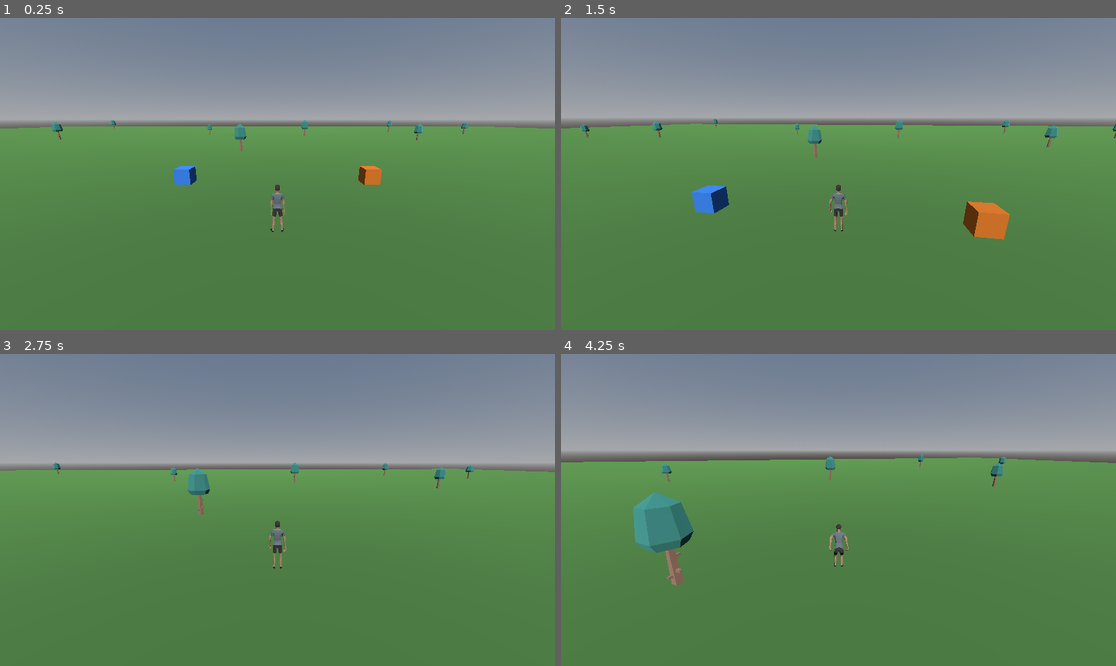
Above: before the commit, frames 1-4 (two rows, left to right).
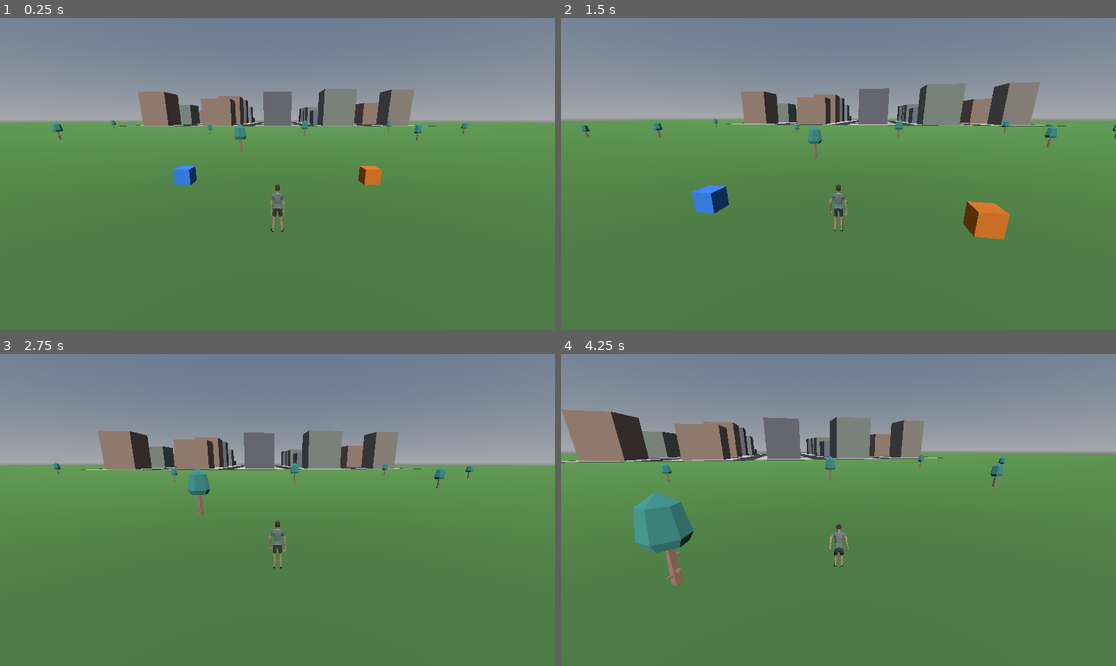
Above: after the commit, the same moments.

Repository: BigBang1010101010/game12
Game: Godot game, scene res://scenes/main.tscn
Same seed, same stepped clock (60 frames per second), same inputs: the game is played once before the commit and once after it.
Inputs (mouse positions are in pixels of both pictures, inside the frame that each line leads up to):
- Up to frame 1 (0.25 s): no input
- Up to frame 2 (1.5 s): tap Enter at 0.5 s; move the mouse to (866, 174) at 0.52 s; hold W (move_forward) from 0.53 s (still down); tap Space (jump) at 0.6, 0.77, 1.07 s; click (866, 174) at 0.67 s; move the mouse to (810, 174) at 1.27 s; tap E (interact) at 1.35 s
- Up to frame 3 (2.75 s): keep holding W (move_forward); tap Space (jump) at 1.52, 1.55, 1.82, 2.3 s; move the mouse to (288, 503) at 2.02 s; tap Shift at 2.1 s
- Up to frame 4 (4.25 s): keep holding W (move_forward); move the mouse to (832, 516) at 2.77 s; tap Space (jump) at 2.85, 3.02, 3.32, 3.77, 3.8, 4.07 s; click (832, 516) at 2.92 s; move the mouse to (877, 513) at 3.52 s; hold E (interact) from 3.53 s (still down)

The runs differ from the first frame. In frame 1, 4.9% of the frame differs, in the area x 0-100%, y 22-36%; in frame 2, 5.6%; in frame 3, 5.6%; in frame 4, 7.7%, in the area x 0-100%, y 17-74%.

Commit message:
Add a semi-procedural city blockout south of the original area
New scripts/city_generator.gd builds a grid of raised sidewalk platforms
with simple box buildings on them, separated by asphalt streets, from
exported parameters (grid size, block size, street width, sidewalk width
and kerb height, building height range, seed) rather than hand-placed
geometry. A fixed seed keeps the layout stable across runs.

Placed clear of everything that already existed: the trees span
x [-83, 105] and z [-80, 109] and the house is at (50, 50), so the city
sits at negative Z beyond all of it, centred at (0, 0, -220). The floor
grew from 250x250 to 700x700 to carry it; nothing in the original grass
area moved.

Kerbs are 0.12 high. A CharacterBody3D has no built-in step-up, so the
kerb is only climbable because the capsule's rounded bottom turns the
edge into a slope - hence the low value, which is why it is a documented
parameter and not an arbitrary number.

The middle block (2,2) is generated with its sidewalk but no building,
left empty and commented as the reserved school lot.

Verified in the real scene:
- 25 sidewalks and 24 buildings generated; block (2,2) has a sidewalk
  and no building.
- Original content still present: house, all 18 trees, TestBox,
  DraggableBox.
- Walking a full street covers 15.00 of 15.00 expected units (100%), so
  nothing snags along it.
- Walking into a kerb from the street ends at y=1.0200, exactly the
  0.9 capsule centre plus the 0.12 kerb: the player steps up onto the
  sidewalk instead of being stopped by it.
- Rendered an aerial shot (grid with the empty centre lot visible) and a
  street-level shot confirming the scale reads as a city.

Diff:
--- a/scenes/main.tscn
+++ b/scenes/main.tscn
@@ -2,6 +2,7 @@
 
 [ext_resource type="Script" path="res://scripts/player.gd" id="1_player"]
 [ext_resource type="Script" path="res://scripts/camera_controller.gd" id="2_camera"]
+[ext_resource type="Script" path="res://scripts/city_generator.gd" id="6_city"]
 [ext_resource type="Script" path="res://scripts/demo_interactable_box.gd" id="2_box"]
 [ext_resource type="Script" path="res://scripts/interactable.gd" id="3_interactable"]
 [ext_resource type="Script" path="res://scripts/draggable_box.gd" id="4_draggable"]
@@ -13,10 +14,10 @@
 
 [sub_resource type="PlaneMesh" id="PlaneMesh_1"]
 material = SubResource("StandardMaterial3D_grass")
-size = Vector2(250, 250)
+size = Vector2(700, 700)
 
 [sub_resource type="BoxShape3D" id="BoxShape3D_1"]
-size = Vector3(250, 0.2, 250)
+size = Vector3(700, 0.2, 700)
 
 [sub_resource type="ProceduralSkyMaterial" id="ProceduralSkyMaterial_1"]
 
@@ -633,3 +634,6 @@
 [node name="CollisionShape3D" type="CollisionShape3D" parent="Tree18"]
 transform = Transform3D(1, 0, 0, 0, 1, 0, 0, 0, 1, 0, 0.8, 0)
 shape = SubResource("CylinderShape3D_r7q28")
+
+[node name="City" type="Node3D" parent="."]
+script = ExtResource("6_city")
--- /dev/null
+++ b/scripts/city_generator.gd
@@ -0,0 +1,166 @@
+extends Node3D
+class_name CityGenerator
+
+## Semi-procedural city blockout: a grid of raised sidewalk platforms with
+## simple box buildings on them, separated by asphalt streets. Everything is
+## built in _ready() from the parameters below, so the layout is changed by
+## editing numbers rather than by hand-placing geometry.
+##
+## Deliberately placed clear of the original grass area: the existing trees
+## span x [-83, 105] and z [-80, 109] and the house sits at (50, 50), so the
+## whole city lives at negative Z beyond all of it (see CITY_CENTER) and the
+## starting area is left exactly as it was.
+##
+## Layout per grid cell (viewed from above):
+##
+##     |<--------- cell_pitch --------->|
+##     +----------------------+  street |
+##     |  sidewalk platform   |  gap    |
+##     |   +--------------+   |         |
+##     |   |   building   |   |         |
+##     |   +--------------+   |         |
+##     +----------------------+         |
+##     |<---- block_size ---->|<- street_width ->|
+##
+## The streets are the gaps between platforms; they sit at world ground level
+## (the scene's own Floor provides their collision), with an asphalt slab
+## drawn just above it for colour. The platforms are what the player steps up
+## onto, so they are kept low enough to walk onto without jumping.
+
+## Grid size, in blocks.
+@export var blocks_x: int = 5
+@export var blocks_z: int = 5
+## Footprint of one block, sidewalk included.
+@export var block_size: float = 30.0
+## Gap between neighbouring blocks - the street.
+@export var street_width: float = 10.0
+## How much sidewalk is left around a building, on each side of its block.
+@export var sidewalk_width: float = 4.0
+## Sidewalk kerb height. Kept low on purpose: a CharacterBody3D has no
+## built-in step-up, so it only climbs a kerb because the capsule's rounded
+## bottom turns the edge into a slope it can slide up. Raising this much
+## further turns the kerb into a wall (verified by walking into it).
+@export var sidewalk_height: float = 0.12
+@export var min_building_height: float = 6.0
+@export var max_building_height: float = 26.0
+## Fixed seed so the same layout is generated every run - a city that
+## reshuffles itself on each load would make anything built against it
+## (verification included) meaningless.
+@export var rng_seed: int = 20260824
+
+## Where the middle of the grid sits in world space.
+@export var city_center := Vector3(0, 0, -220)
+
+## RESERVED FOR THE SCHOOL BUILDING (task pending): this block's platform and
+## sidewalk are generated as normal, but no building is placed on it, leaving
+## an empty lot ready for the school to be dropped in later. Grid coordinates
+## are 0-based, so this is the middle block of a 5x5 grid.
+@export var reserved_block := Vector2i(2, 2)
+
+const ASPHALT_COLOR := Color(0.16, 0.16, 0.18)
+const SIDEWALK_COLOR := Color(0.62, 0.62, 0.60)
+const BUILDING_COLORS: Array[Color] = [
+	Color(0.55, 0.52, 0.48),
+	Color(0.45, 0.47, 0.52),
+	Color(0.60, 0.50, 0.44),
+	Color(0.50, 0.54, 0.50),
+	Color(0.42, 0.42, 0.45),
+]
+
+func _ready() -> void:
+	generate()
+
+## Rebuilds the whole city. Safe to call again: it clears anything it made
+## before, so the parameters can be tweaked and re-run.
+func generate() -> void:
+	for child in get_children():
+		child.queue_free()
+
+	var rng := RandomNumberGenerator.new()
+	rng.seed = rng_seed
+
+	var cell_pitch: float = block_size + street_width
+	var span_x: float = blocks_x * cell_pitch
+	var span_z: float = blocks_z * cell_pitch
+
+	_add_asphalt(span_x, span_z)
+
+	for ix in range(blocks_x):
+		for iz in range(blocks_z):
+			var center := _block_center(ix, iz, cell_pitch)
+			_add_sidewalk(ix, iz, center)
+			if Vector2i(ix, iz) == reserved_block:
+				continue # school lot - intentionally left empty
+			_add_building(ix, iz, center, rng)
+
+## World-space centre of block (ix, iz), with the grid centred on city_center.
+func _block_center(ix: int, iz: int, cell_pitch: float) -> Vector3:
+	var offset_x: float = (float(ix) - (blocks_x - 1) * 0.5) * cell_pitch
+	var offset_z: float = (float(iz) - (blocks_z - 1) * 0.5) * cell_pitch
+	return city_center + Vector3(offset_x, 0.0, offset_z)
+
+## One flat slab covering the whole grid, purely for the street colour. It
+## carries no collision: the scene's Floor already covers this ground, and a
+## second overlapping collider would just fight it.
+func _add_asphalt(span_x: float, span_z: float) -> void:
+	var mesh_instance := MeshInstance3D.new()
+	mesh_instance.name = "StreetSurface"
+	var plane := PlaneMesh.new()
+	plane.size = Vector2(span_x, span_z)
+	plane.material = _make_material(ASPHALT_COLOR)
+	mesh_instance.mesh = plane
+	mesh_instance.position = city_center + Vector3(0, 0.02, 0)
+	add_child(mesh_instance)
+
+func _add_sidewalk(ix: int, iz: int, center: Vector3) -> void:
+	var body := StaticBody3D.new()
+	body.name = "Sidewalk_%d_%d" % [ix, iz]
+	body.position = center + Vector3(0, sidewalk_height * 0.5, 0)
+	add_child(body)
+
+	var size := Vector3(block_size, sidewalk_height, block_size)
+	var mesh_instance := MeshInstance3D.new()
+	var box := BoxMesh.new()
+	box.size = size
+	box.material = _make_material(SIDEWALK_COLOR)
+	mesh_instance.mesh = box
+	body.add_child(mesh_instance)
+
+	var collision := CollisionShape3D.new()
+	var shape := BoxShape3D.new()
+	shape.size = size
+	collision.shape = shape
+	body.add_child(collision)
+
+func _add_building(ix: int, iz: int, center: Vector3, rng: RandomNumberGenerator) -> void:
+	# Buildings vary in footprint and height, but always stay inside their own
+	# lot so the sidewalk around them stays walkable.
+	var max_footprint: float = block_size - 2.0 * sidewalk_width
+	var width: float = rng.randf_range(max_footprint * 0.55, max_footprint)
+	var depth: float = rng.randf_range(max_footprint * 0.55, max_footprint)
+	var height: float = rng.randf_range(min_building_height, max_building_height)
+
+	var body := StaticBody3D.new()
+	body.name = "Building_%d_%d" % [ix, iz]
+	# Sits on top of the sidewalk platform, so its base is the kerb height.
+	body.position = center + Vector3(0, sidewalk_height + height * 0.5, 0)
+	add_child(body)
+
+	var size := Vector3(width, height, depth)
+	var mesh_instance := MeshInstance3D.new()
+	var box := BoxMesh.new()
+	box.size = size
+	box.material = _make_material(BUILDING_COLORS[rng.randi() % BUILDING_COLORS.size()])
+	mesh_instance.mesh = box
+	body.add_child(mesh_instance)
+
+	var collision := CollisionShape3D.new()
+	var shape := BoxShape3D.new()
+	shape.size = size
+	collision.shape = shape
+	body.add_child(collision)
+
+func _make_material(color: Color) -> StandardMaterial3D:
+	var material := StandardMaterial3D.new()
+	material.albedo_color = color
+	return material
